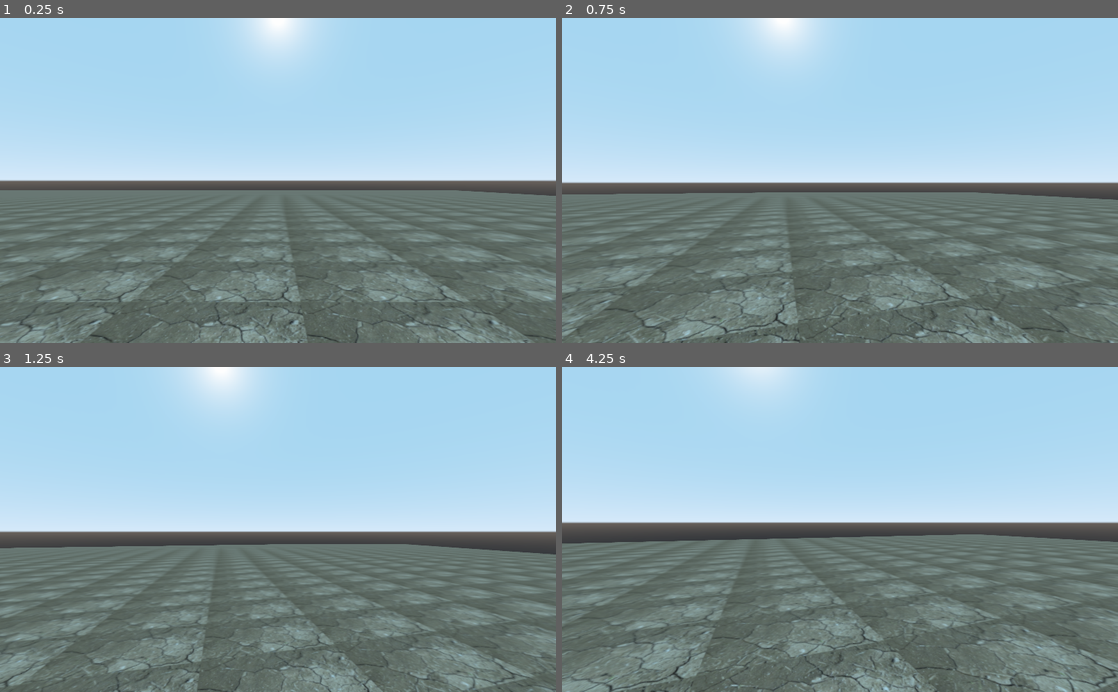
Above: before the commit, frames 1-4 (two rows, left to right).
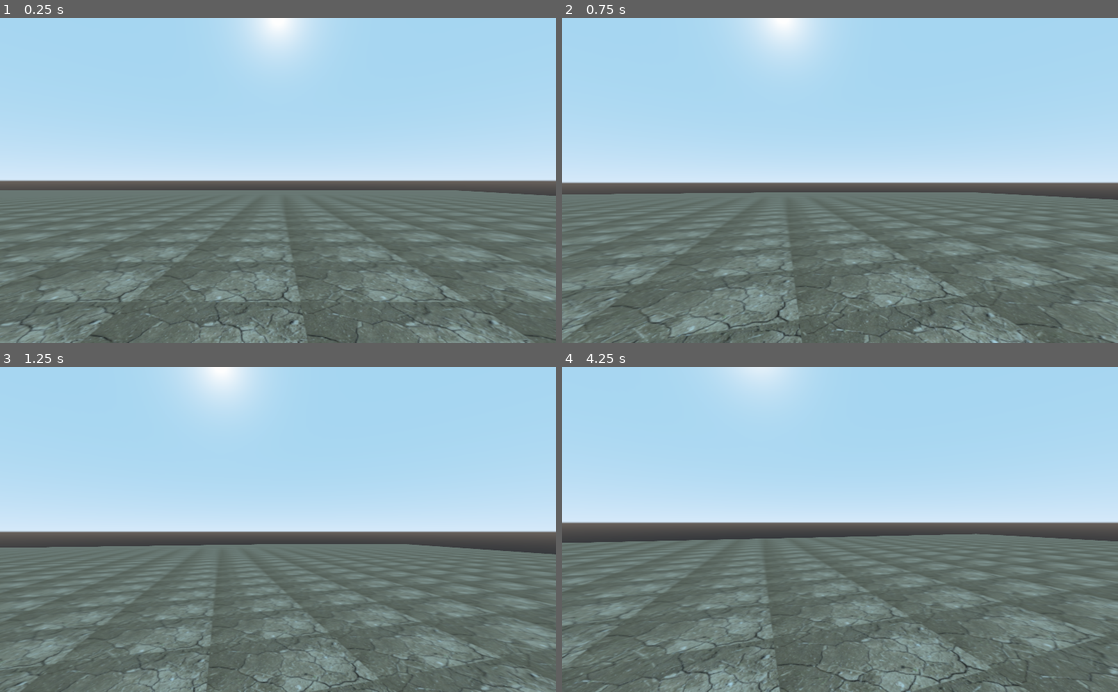
Above: after the commit, the same moments.

Repository: Mikeee798/max
Game: Godot game, scene res://levels/world.tscn
The game is run twice, just before and just after one commit, with the same random seed, the same clock (stepped at 60 frames per second) and the same inputs. The project has no main scene, so this scene is started directly.
Inputs (mouse positions are in pixels of both pictures, inside the frame that each line leads up to):
- Up to frame 1 (0.25 s): no input
- Up to frame 2 (0.75 s): move the mouse to (867, 180) at 0.52 s; hold W (move_forward) from 0.53 s (still down); tap Space (jump) at 0.6 s
- Up to frame 3 (1.25 s): keep holding W (move_forward); tap Space (jump) at 0.77, 1.07 s
- Up to frame 4 (4.25 s): keep holding W (move_forward); move the mouse to (812, 529) at 1.27 s; tap Shift (shift_mod) at 1.35, 2.85 s; tap Space (jump) at 1.52, 1.55, 1.82, 2.1, 3.02, 3.05, 3.32, 3.6, 3.77, 4.07 s; move the mouse to (851, 523) at 2.02 s; move the mouse to (834, 536) at 2.77 s; move the mouse to (878, 532) at 3.52 s

Frame 1 is identical in both runs. In frame 2, 3.6% of the frame differs, in the area x 0-100%, y 65-100%; in frame 3, 9.3%; in frame 4, 16%, in the area x 0-100%, y 51-100%.

Commit message:
Improved Jumping
added:
jump accel
raycast to ground

Diff:
--- a/BigFatTitties/assets/Max.gd
+++ b/BigFatTitties/assets/Max.gd
@@ -2,8 +2,11 @@
 
 var speed = 10
 var h_acceleration = 12
+var air_acceleration = 1
+var normal_acceleration = 12
 var gravity = 20
 var jump = 10
+var full_contact = false
 
 var mouse_sensitivity= 0.25
 
@@ -13,6 +16,7 @@
 var gravity_vec = Vector3()
 
 onready var head = $head
+onready var ground_check = $GroundCheck
 
 func _ready():
 	# Lock mouse onto gamescreen
@@ -28,14 +32,25 @@
 
 	direction = Vector3()
 
+	# Raycast to ground
+	if ground_check.is_colliding():
+		full_contact = true
+	else:
+		full_contact = false
+
 	# Do gravity
 	if not is_on_floor():
 		gravity_vec += Vector3.DOWN * gravity * delta
+		h_acceleration = air_acceleration
+	elif is_on_floor() and full_contact:
+		gravity_vec = -get_floor_normal() * gravity
+		h_acceleration = normal_acceleration
 	else:
-		gravity_vec = -get_floor_normal() * gravity
+		gravity_vec = -get_floor_normal()
+		h_acceleration = normal_acceleration
 
 	# Check if jumping
-	if Input.is_action_just_pressed("jump") and is_on_floor():
+	if Input.is_action_just_pressed("jump") and (is_on_floor() or ground_check.is_colliding()):
 		gravity_vec = Vector3.UP * jump
 
 	# Change speed if shift and forward are pressed
--- a/BigFatTitties/assets/Max.tscn
+++ b/BigFatTitties/assets/Max.tscn
@@ -2,13 +2,13 @@
 
 [ext_resource path="res://assets/Max.gd" type="Script" id=2]
 
+[sub_resource type="CapsuleMesh" id=2]
+radius = 0.75
+mid_height = 2.15
+
 [sub_resource type="CapsuleShape" id=1]
 radius = 0.75
 height = 2.15
-
-[sub_resource type="CapsuleMesh" id=2]
-radius = 0.75
-mid_height = 2.15
 
 [sub_resource type="CylinderShape" id=3]
 radius = 0.75
@@ -18,20 +18,23 @@
 transform = Transform( 1, 0, 0, 0, 1, 0, 0, 0, 1, 0, 1.83, 0 )
 script = ExtResource( 2 )
 
+[node name="MeshInstance" type="MeshInstance" parent="."]
+transform = Transform( 1, 0, 0, 0, -4.37114e-08, -1, 0, 1, -4.37114e-08, 0, 0, 0.000323296 )
+mesh = SubResource( 2 )
+material/0 = null
+
 [node name="CollisionShape" type="CollisionShape" parent="."]
 transform = Transform( 1, 0, 0, 0, -4.37114e-08, -1, 0, 1, -4.37114e-08, 0, 0, 0.000323296 )
 shape = SubResource( 1 )
 
-[node name="MeshInstance" type="MeshInstance" parent="."]
-transform = Transform( 1, 0, 0, 0, -4.37114e-08, -1, 0, 1, -4.37114e-08, 0, 0, 0.000323296 )
-mesh = SubResource( 2 )
-material/0 = null
+[node name="foot" type="CollisionShape" parent="."]
+transform = Transform( 1, 0, 0, 0, 1, 0, 0, 0, 1, 0, -1.325, 0 )
+shape = SubResource( 3 )
 
 [node name="head" type="Spatial" parent="."]
 transform = Transform( 1, 0, 0, 0, 1, 0, 0, 0, 1, 0, 1.06962, 0 )
 
 [node name="Camera" type="Camera" parent="head"]
 
-[node name="foot" type="CollisionShape" parent="."]
-transform = Transform( 1, 0, 0, 0, 1, 0, 0, 0, 1, 0, -1.325, 0 )
-shape = SubResource( 3 )
+[node name="GroundCheck" type="RayCast" parent="."]
+transform = Transform( 1, 0, 0, 0, 1, 0, 0, 0, 1, 0, -1.63332, 0 )
